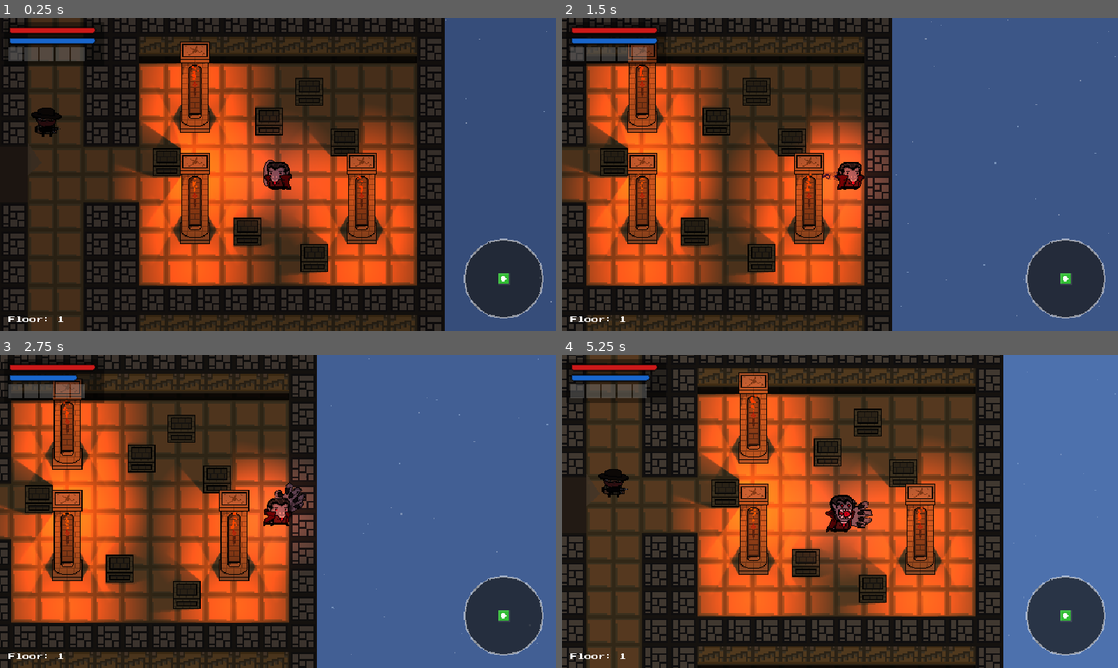
Above: before the commit, frames 1-4 (two rows, left to right).
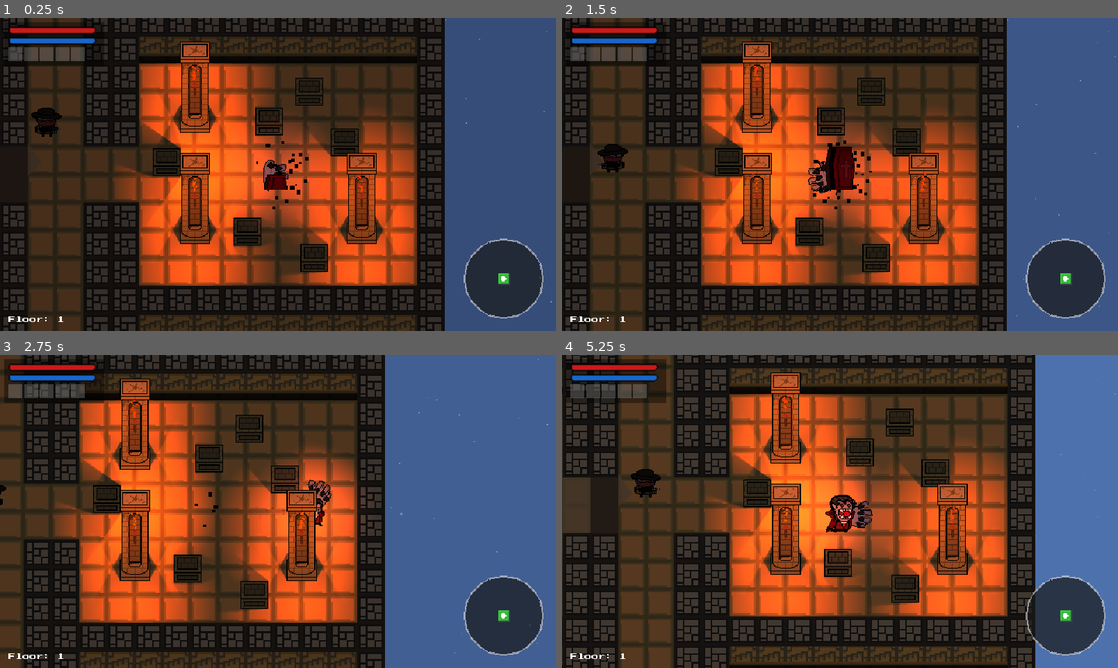
Above: after the commit, the same moments.

Repository: Lohrel/WlademirBizarreAdventures
Game: Godot game, scene res://scenes/level_generator.tscn
Two runs of this game, one before a commit and one after it. Both use one fixed random seed, a clock stepped at 60 frames per second and the inputs below. The engine's default icon, where the game draws it, is replaced by a stand-in: a white triangle on a blue panel in a dark square. Sound files missing from this copy of the repository are replaced by a short silence.
Inputs (mouse positions are in pixels of both pictures, inside the frame that each line leads up to):
- Up to frame 1 (0.25 s): no input
- Up to frame 2 (1.5 s): tap Enter at 0.5 s; move the mouse to (962, 158) at 0.52 s; hold Right (move_right) 0.53-1.25 s; click (962, 158) at 0.6 s; drag from (728, 190) to (895, 171) at 1.27 s
- Up to frame 3 (2.75 s): move the mouse to (333, 442) at 2.02 s; hold Right (move_right) from 2.03 s (still down); tap Shift (dash) at 2.1 s; click (333, 442) at 2.3 s
- Up to frame 4 (5.25 s): release Right (move_right) at 2.75 s; drag from (812, 574) to (851, 495) at 2.77 s; move the mouse to (1006, 558) at 3.52 s; hold A (move_left) 3.53-4.25 s; tap Alt at 3.6 s; click (1006, 558) at 3.8 s; drag from (673, 464) to (823, 517) at 4.27 s; move the mouse to (867, 511) at 5.02 s; hold S (move_down) from 5.03 s (still down); tap V at 5.1 s

The runs differ from the first frame. In frame 1, 0.4% of the frame differs, in the area x 46-56%, y 39-62%; in frame 2, 62%, in the area x 0-80%, y 0-100%; in frame 3, 52%; in frame 4, 53%.

Commit message:
Animação de spawn e morte implementada

Diff:
--- a/scripts/mumia.gd
+++ b/scripts/mumia.gd
@@ -28,8 +28,11 @@
 		audio.finished.connect(audio.queue_free)
 	super.take_damage(amount, source_pos, knockback_strength, is_crit)
 
-	# Aumenta o alcance de detecção
-	var detection_shape = detection_area.get_node("CollisionShape2D")
+	# Aumenta o alcance de detecção (deferido para evitar erro da física do Godot)
+	call_deferred("_increase_detection_range")
+
+func _increase_detection_range():
+	var detection_shape = detection_area.get_node_or_null("CollisionShape2D")
 	if detection_shape and detection_shape.shape:
 		detection_shape.shape = detection_shape.shape.duplicate()
 		if detection_shape.shape is CircleShape2D:
--- a/scripts/player.gd
+++ b/scripts/player.gd
@@ -64,6 +64,9 @@
 var _is_biting: bool = false
 var _can_bite: bool = true
 var _grabbed_enemy: Node2D = null
+var _is_spawning: bool = false
+var _is_dead: bool = false
+var _spawn_particles: CPUParticles2D = null
 var _current_room: Node2D = null
 var _in_sunlight: bool = false
 var is_immortal: bool = false
@@ -144,6 +147,26 @@
 var base_knockback_strength: float
 
 func _ready() -> void:
+	_is_spawning = true
+	if _animation_tree:
+		_animation_tree.active = false
+	if has_node("AnimationPlayer"):
+		$AnimationPlayer.animation_finished.connect(_on_spawn_animation_finished)
+		$AnimationPlayer.play("spawn")
+
+		# Cria partículas da animação de spawn
+		_spawn_particles = CPUParticles2D.new()
+		_spawn_particles.amount = 60
+		_spawn_particles.lifetime = 0.6
+		_spawn_particles.emission_shape = CPUParticles2D.EMISSION_SHAPE_SPHERE
+		_spawn_particles.emission_sphere_radius = 40.0
+		_spawn_particles.gravity = Vector2(0, -40)
+		_spawn_particles.scale_amount_min = 2.0
+		_spawn_particles.scale_amount_max = 5.0
+		_spawn_particles.color = Color.BLACK
+		_spawn_particles.z_index = -1 # Atrás do jogador
+		add_child(_spawn_particles)
+
 	if _walk_audio: _base_walk_volume = _walk_audio.volume_db
 
 	if has_node("DashSmoke"):
@@ -297,6 +320,9 @@
 				slot_node.color = Color(1, 1, 1, 0.2) # Cinza claro transparente quando vazio
 
 func _physics_process(delta: float) -> void:
+	if _is_spawning:
+		return
+
 	_handle_movement()
 	_handle_combat()
 	_handle_environment(delta)
@@ -732,6 +758,28 @@
 		restore_tween.tween_property($Sprite2D, "modulate", Color(1, 1, 1), 0.2)
 
 func _die() -> void:
+	if _is_dead: return
+	_is_dead = true
+
+	set_physics_process(false)
+	$CollisionShape2D.set_deferred("disabled", true)
+
+	if _animation_tree:
+		_animation_tree.active = false
+
+	var hand = get_node_or_null("garra_player/hand")
+	if hand:
+		hand.set_physics_process(false)
+		hand.set_process(false)
+
+	var garra_anim = get_node_or_null("garra_player/AnimationPlayer")
+	if garra_anim:
+		garra_anim.play("died")
+
+	if has_node("AnimationPlayer"):
+		$AnimationPlayer.play("died")
+		await $AnimationPlayer.animation_finished
+
 	var ds = death_screen_scene.instantiate()
 	get_tree().root.add_child(ds)
 
@@ -830,3 +878,15 @@
 	drop.equipment_data = item
 	get_parent().add_child(drop)
 	drop.global_position = global_position + Vector2(randf_range(-20, 20), randf_range(-20, 20))
+
+func _on_spawn_animation_finished(anim_name: String) -> void:
+	if anim_name == "spawn":
+		_is_spawning = false
+		if _animation_tree:
+			_animation_tree.active = true
+		if is_instance_valid(_spawn_particles):
+			_spawn_particles.emitting = false
+			get_tree().create_timer(_spawn_particles.lifetime).timeout.connect(_spawn_particles.queue_free)
+			_spawn_particles = null
+		if $AnimationPlayer.animation_finished.is_connected(_on_spawn_animation_finished):
+			$AnimationPlayer.animation_finished.disconnect(_on_spawn_animation_finished)
Not shown: 1 places in scenes/player.tscn that only renumber resources
